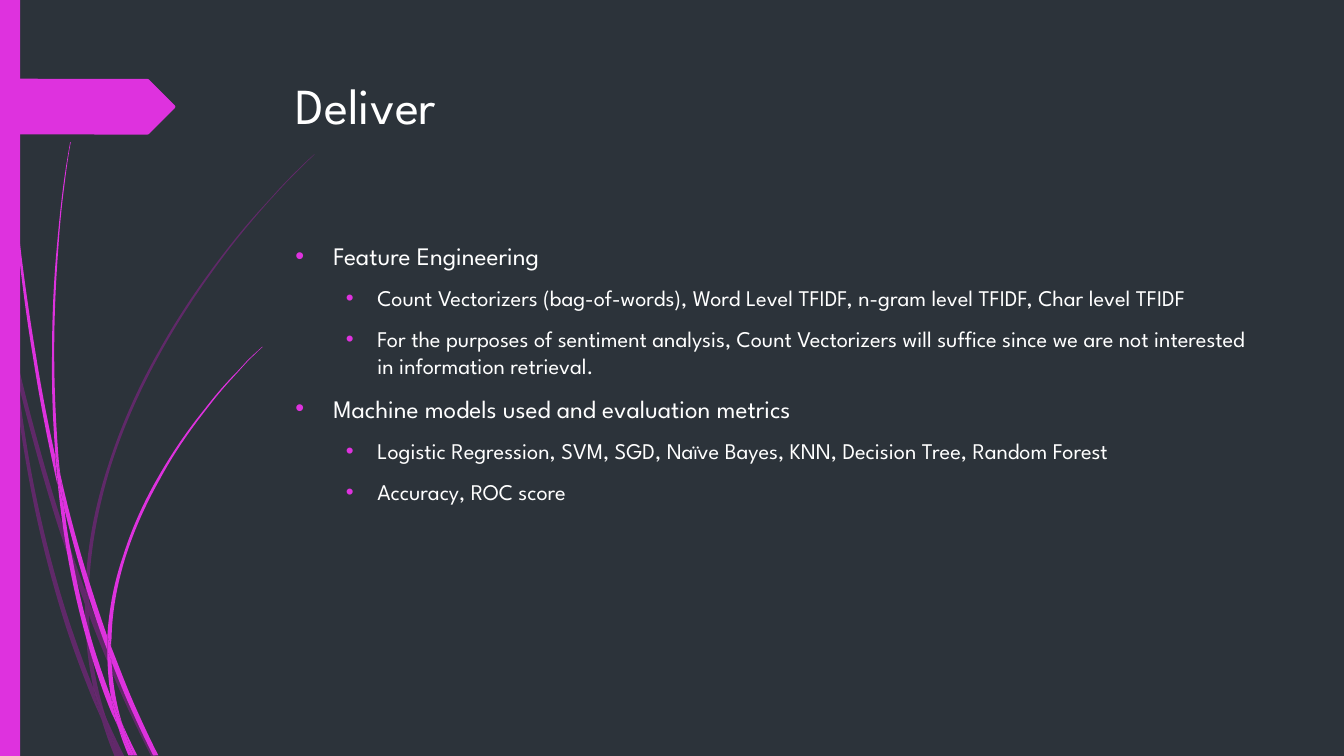
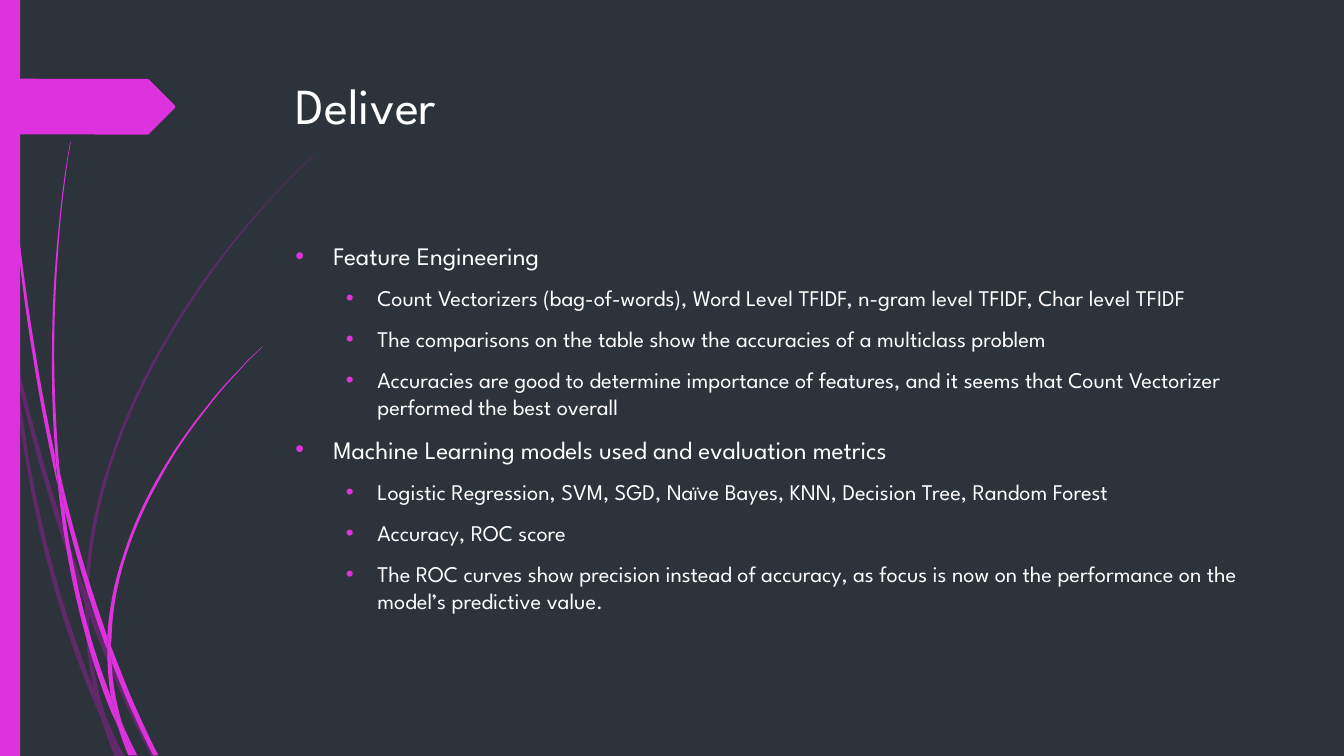
Before and after one commit to isaackarwailow/capstone-project, a slide deck: slide 12 of Capstone Project 2021.pptx (slide 10 before the commit). Drawn at 1344x756 pixels with LibreOffice and Linux fonts; fonts in the diff are those of the drawing. Boxes give left, top, right and bottom in pixels: in the first picture for what was removed or moved away, otherwise in the second. Text is boxed around its words. In the diff, an @@ line names an element or a change of style, - is before the commit and + after.

```diff
--- a/Capstone Project 2021.pptx
+++ b/Capstone Project 2021.pptx
@@ text at [333, 331, 1220, 465]: text changed @@
-  • For the purposes of sentiment analysis, Count Vectorizers will suffice since we are not interested in information retrieval.
-• Machine models used and evaluation metrics
+  • The comparisons on the table show the accuracies of a multiclass problem
+  • Accuracies are good to determine importance of features, and it seems that Count Vectorizer performed the best overall
+• Machine Learning models used and evaluation metrics
@@ text at [377, 566, 1236, 614]: paragraph added @@
+  • The ROC curves show precision instead of accuracy, as focus is now on the performance on the model’s predictive value.
```
Also in this commit, not shown: 7 other slides changed, 5 slides added, 2 slides removed.
